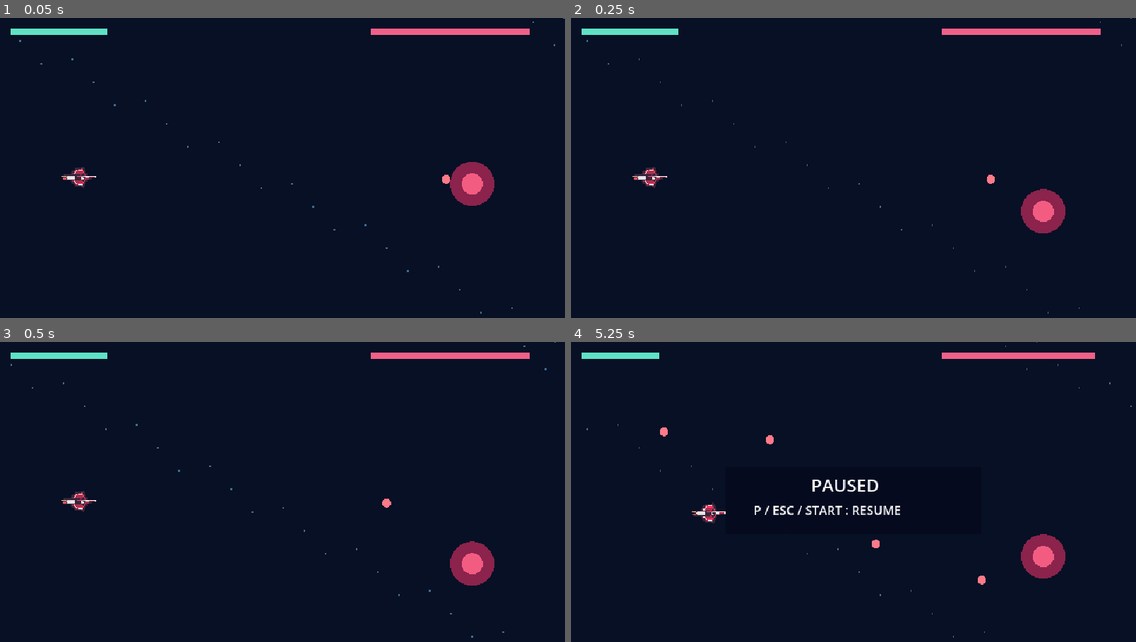
Above: before the commit, frames 1-4 (two rows, left to right).
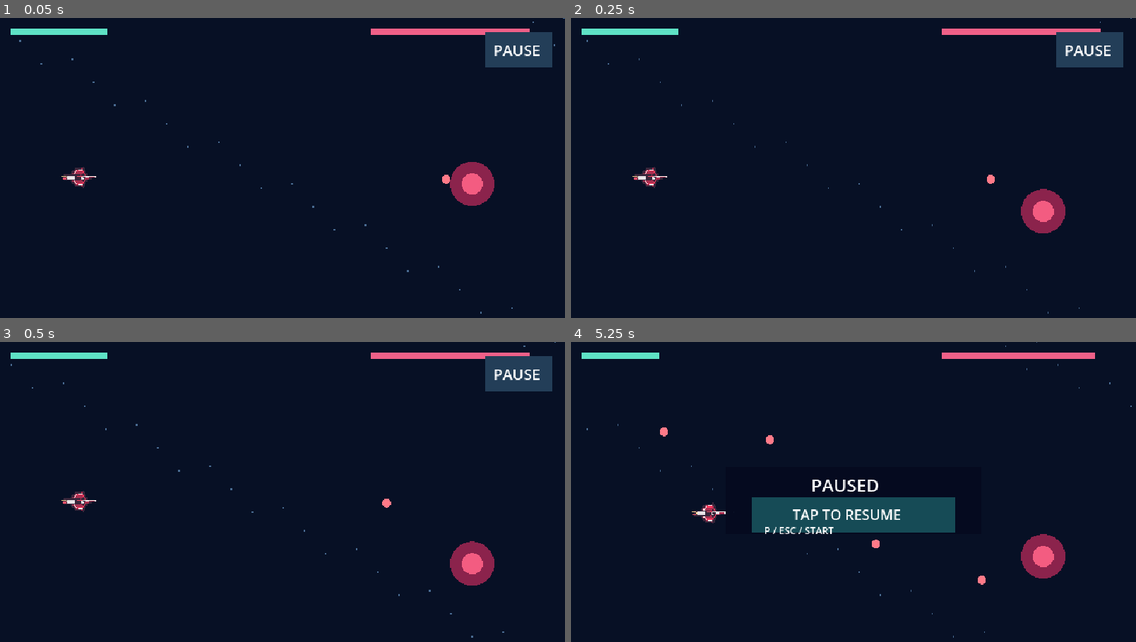
Above: after the commit, the same moments.

Repository: coshimagame/manjusyage
Game: Godot game, scene res://prototypes/stage2_playable.tscn
Same seed, same stepped clock (60 frames per second), same inputs: the game is played once before the commit and once after it. This scene is started directly instead of the project's main scene.
Inputs (mouse positions are in pixels of both pictures, inside the frame that each line leads up to):
- Up to frame 1 (0.05 s): no input
- Up to frame 2 (0.25 s): no input
- Up to frame 3 (0.5 s): no input
- Up to frame 4 (5.25 s): tap Enter at 0.5 s; move the mouse to (977, 486) at 0.52 s; hold Right (ui_right) 0.53-1.25 s; tap M at 0.6 s; click (977, 486) at 0.67 s; tap Space at 0.77, 3.77 s; drag from (740, 516) to (825, 564) at 1.27 s; move the mouse to (910, 432) at 2.02 s; hold Right (ui_right) 2.03-2.75 s; tap 2 at 2.1 s; drag from (825, 564) to (684, 453) at 2.77 s; move the mouse to (1023, 549) at 3.52 s; hold Left (ui_left) 3.53-4.25 s; tap H at 3.6 s; drag from (684, 453) to (768, 420) at 4.27 s; move the mouse to (881, 501) at 5.02 s; hold Down (ui_down) from 5.03 s (still down); tap P at 5.1 s; click (881, 501) at 5.17 s

The runs differ from the first frame. In frame 1, 1.4% of the frame differs, in the area x 85-98%, y 4-17%; in frame 2, 1.4%; in frame 3, 1.4%; in frame 4, 4.3%, in the area x 32-68%, y 51-64%.

Commit message:
feat: add mobile pause and resume touch targets to stage 2

Diff:
--- a/prototypes/stage2_playable.gd
+++ b/prototypes/stage2_playable.gd
@@ -28,6 +28,8 @@
 var touch_fire := false
 var touch_id := -1
 var fire_touch_id := -1
+const PAUSE_TOUCH_RECT := Rect2(550, 16, 76, 40)
+const RESUME_TOUCH_RECT := Rect2(205, 176, 230, 40)
 
 func _ready() -> void:
 	artwork.reload()
@@ -59,6 +61,13 @@
 	# Finger-up must be processed even while paused, or touch movement/fire
 	# remains latched after resuming. Do not process new touches in pause.
 	if paused:
+		if event is InputEventScreenTouch and event.pressed:
+			var resume_pos: Vector2 = get_global_transform_with_canvas().affine_inverse() * event.position
+			if RESUME_TOUCH_RECT.has_point(resume_pos) and state == "playing":
+				paused = false
+				_clear_touch_controls()
+				queue_redraw()
+				return
 		if event is InputEventScreenTouch and not event.pressed:
 			if event.index == touch_id:
 				touch_id = -1
@@ -74,6 +83,12 @@
 			return
 		# Convert window touch coordinates to the 640x360 game canvas.
 		var local_pos: Vector2 = get_global_transform_with_canvas().affine_inverse() * e.position
+		# Dedicated mobile pause target must not become movement/fire input.
+		if e.pressed and state == "playing" and PAUSE_TOUCH_RECT.has_point(local_pos):
+			paused = true
+			_clear_touch_controls()
+			queue_redraw()
+			return
 		# Always release by finger ID, even when a finger crosses screen halves.
 		if not e.pressed:
 			if e.index == touch_id:
@@ -224,10 +239,15 @@
 		draw_circle(p, 5.0, Color("#ff7a88"))
 	draw_rect(Rect2(12, 12, float(hp) * 22.0, 7), Color("#5ee2c5"))
 	draw_rect(Rect2(420, 12, maxf(0.0, float(enemy_hp)) * 6.0, 7), Color("#f06088"))
+	if state == "playing" and not paused:
+		draw_rect(PAUSE_TOUCH_RECT, Color("#233e58"))
+		draw_string(ThemeDB.fallback_font, Vector2(559, 43), "PAUSE", HORIZONTAL_ALIGNMENT_LEFT, -1, 17, Color.WHITE)
 	if paused and state == "playing":
 		draw_rect(Rect2(175, 142, 290, 76), Color(0.02, 0.04, 0.12, 0.92))
 		draw_string(ThemeDB.fallback_font, Vector2(272, 170), "PAUSED", HORIZONTAL_ALIGNMENT_LEFT, -1, 20, Color.WHITE)
-		draw_string(ThemeDB.fallback_font, Vector2(207, 196), "P / ESC / START : RESUME", HORIZONTAL_ALIGNMENT_LEFT, -1, 14, Color.WHITE)
+		draw_rect(RESUME_TOUCH_RECT, Color("#164b56"))
+		draw_string(ThemeDB.fallback_font, Vector2(251, 202), "TAP TO RESUME", HORIZONTAL_ALIGNMENT_LEFT, -1, 16, Color.WHITE)
+		draw_string(ThemeDB.fallback_font, Vector2(219, 218), "P / ESC / START", HORIZONTAL_ALIGNMENT_LEFT, -1, 11, Color.WHITE)
 	if state != "playing":
 		draw_rect(Rect2(150, 132, 340, 90), Color(0.02, 0.04, 0.12, 0.92))
 		var font := ThemeDB.fallback_font
